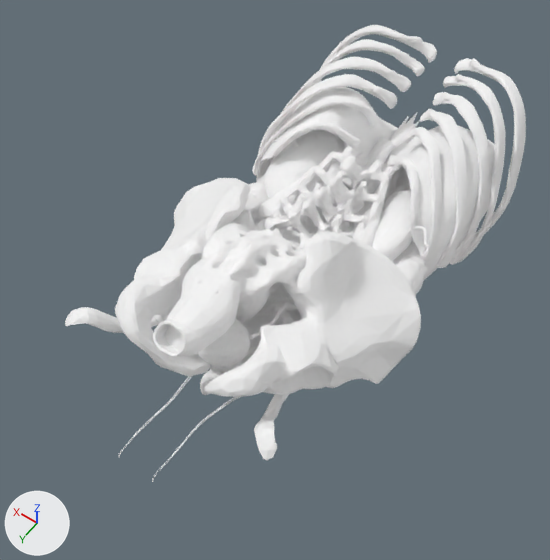
A saved change to the glTF model apps/web/public/models/abdominal-organs.glb.
Both versions are drawn from a 50 mm camera at (-265.0, -530.0, 492.0) aimed at (14.0, -922.0, -124.0). The lights are fixed; the arrows at lower left show +X, +Y and +Z. The picture after the commit comes second. Where no turn or scale is listed for an object, it has been applied to the vertices.

The first picture shows 'ascending-colon', 'diaphragm', 'hip-bones', 'kidneys', 'lower-ribs', 'lumbar-spine', 'mesentery', 'psoas-major', 'rectum', 'sacrum', 'sigmoid-colon', 'urinary-bladder' and 13 more.
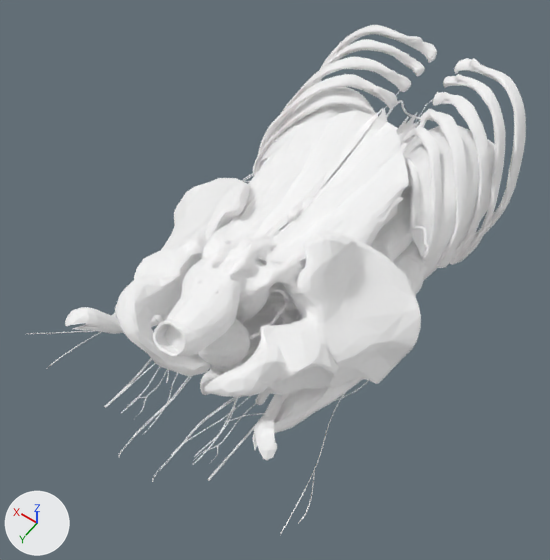
Location of each change, [x1, y1, x2, y2] in pixels of the pictures (550 x 560 px):
'thoracolumbar-fascia', added
    after: [226, 108, 409, 263]
'iliacus', added (mostly hidden)
    after: [73, 313, 363, 450]
'lateral-femoral-cutaneous-nerves', added
    after: [28, 261, 393, 534]
'genitofemoral-nerves', added
    after: [129, 369, 256, 462]
'femoral-nerves', added (mostly hidden)
    after: [104, 358, 262, 481]
'obturator-nerves', added (mostly hidden)
    after: [112, 313, 300, 465]
'iliac-arteries', added (mostly hidden)
    after: [255, 290, 302, 405]
'azygos-veins', added
    after: [386, 100, 427, 153]
'ilioinguinal-nerves', added
    after: [166, 174, 394, 422]
'iliohypogastric-nerves', added
    after: [241, 171, 397, 263]
'lumbar-spine', unchanged, covered by the edit
    before: [257, 146, 390, 250]
    after: [279, 149, 354, 231]
'kidneys', unchanged, covered by the edit
    before: [264, 130, 413, 261]
    after: [372, 192, 413, 261]

What the commit changed:
Mesh me_thoracolumbar_fascia is new.
It has 753 vertices, 1298 faces and spans x -72.0..72.0, y -118.0..118.0, z -26.0..26.0.
It uses material mat_part (white #ffffff).
Mesh me_obturator_nerves is new.
It has 1042 vertices, 1884 faces and spans x -60.0..60.0, y -145.0..145.0, z -31.0..31.0.
It uses material mat_part (white #ffffff).
Mesh me_femoral_nerves is new.
It has 775 vertices, 1449 faces and spans x -89.0..89.0, y -156.0..156.0, z -36.0..36.0.
It uses material mat_part (white #ffffff).
Mesh me_lateral_femoral_cutaneous_nerves is new.
It has 430 vertices, 783 faces and spans x -153.0..153.0, y -146.0..146.0, z -37.0..37.0.
It uses material mat_part (white #ffffff).
Mesh me_genitofemoral_nerves is new.
It has 1048 vertices, 1969 faces and spans x -57.0..57.0, y -152.0..152.0, z -40.0..40.0.
It uses material mat_part (white #ffffff).
Mesh me_ilioinguinal_nerves is new.
It has 767 vertices, 1496 faces and spans x -123.0..123.0, y -137.0..137.0, z -49.0..49.0.
It uses material mat_part (white #ffffff).
Mesh me_iliohypogastric_nerves is new.
It has 369 vertices, 691 faces and spans x -116.0..116.0, y -64.0..64.0, z -29.0..29.0.
It uses material mat_part (white #ffffff).
Mesh me_iliac_arteries is new.
It has 455 vertices, 894 faces and spans x -63.4..63.4, y -54.9..54.9, z -70.6..70.6.
It uses material mat_part (white #ffffff).
Mesh me_azygos_veins is new.
It has 890 vertices, 1728 faces and spans x -21.1..21.1, y -55.2..55.2, z -22.2..22.2.
It uses material mat_part (white #ffffff).
Mesh me_iliacus is new.
It has 468 vertices, 928 faces and spans x -127.0..127.0, y -112.0..112.0, z -41.0..41.0.
It uses material mat_part (white #ffffff).
Object 'thoracolumbar-fascia' (ob_thoracolumbar_fascia) is new; it shows me_thoracolumbar_fascia.
Its location is (0.0, -973.0, -32.0).
Object 'obturator-nerves' (ob_obturator_nerves) is new; it shows me_obturator_nerves.
Its location is (0.0, -862.0, -105.0).
Object 'femoral-nerves' (ob_femoral_nerves) is new; it shows me_femoral_nerves.
Its location is (0.0, -873.0, -104.0).
Object 'lateral-femoral-cutaneous-nerves' (ob_lateral_femoral_cutaneous_nerves) is new; it shows me_lateral_femoral_cutaneous_nerves.
Its location is (0.0, -862.0, -119.0).
Object 'genitofemoral-nerves' (ob_genitofemoral_nerves) is new; it shows me_genitofemoral_nerves.
Its location is (0.0, -870.0, -112.0).
Object 'ilioinguinal-nerves' (ob_ilioinguinal_nerves) is new; it shows me_ilioinguinal_nerves.
Its location is (0.0, -911.0, -102.0).
Object 'iliohypogastric-nerves' (ob_iliohypogastric_nerves) is new; it shows me_iliohypogastric_nerves.
Its location is (0.0, -997.0, -82.0).
Object 'iliac-arteries' (ob_iliac_arteries) is new; it shows me_iliac_arteries.
Its location is (2.0, -859.0, -82.0).
Object 'azygos-veins' (ob_azygos_veins) is new; it shows me_azygos_veins.
Its location is (3.0, -1125.0, -77.0).
Object 'iliacus' (ob_iliacus) is new; it shows me_iliacus.
Its location is (0.0, -846.0, -88.0).
